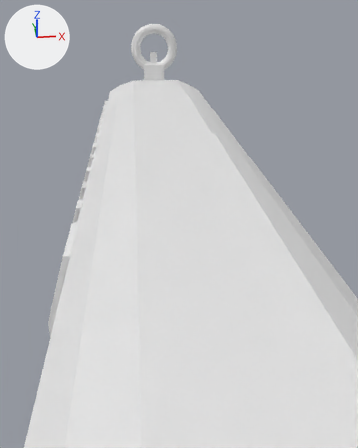
Two versions of the Blender file Assets/Models/Mp5.blend, one commit apart.
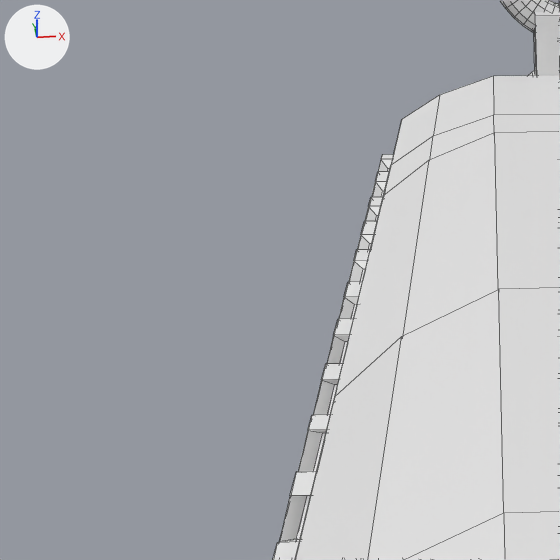
There are two pictures of each version: one from a camera (50 mm lens) standing at (8.503, 0.563, 1.525) and looking at (8.698, 2.82, 0.511), one close up on the part from 2% to 42% of the width and 14% to 46% of the height. Every picture has the same lights, and +X, +Y and +Z are marked at upper left. The close-ups show mesh edges as thin lines.
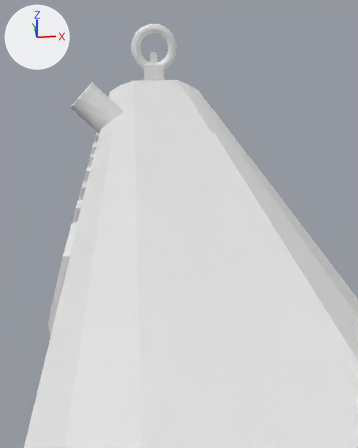
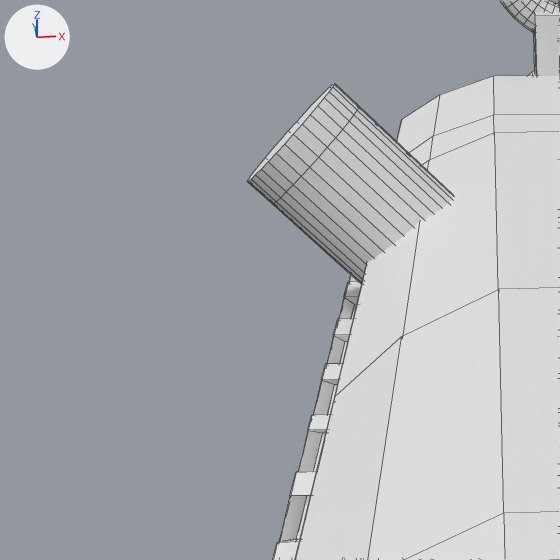
What differs and where, as boxes (x1, y1, x2, y2) in the close-ups (560 x 560 px):
'Cylinder.004', added
    after: (247, 83, 454, 284)

The edits, one by one:
Mesh me_cylinder is new.
It has 96 vertices, 66 faces and spans x -1.0..1.0, y -1.0..1.0, z -1.49..1.0.
Object 'Cylinder.004' (ob_cylinder_004) is new; it shows me_cylinder.
Its location is (8.327, 3.087, 1.018).
Its rotation in degrees is (0, -45, 0).
Its scale is (-0.0827, -0.0827, -0.0827).
